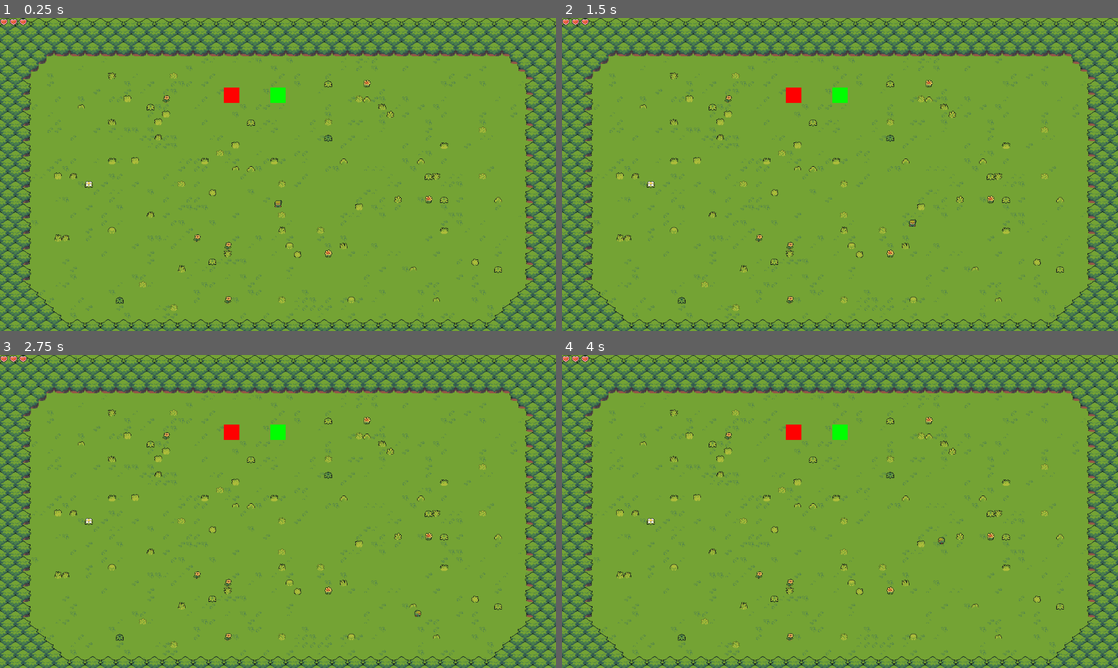
Above: before the commit, frames 1-4 (two rows, left to right).
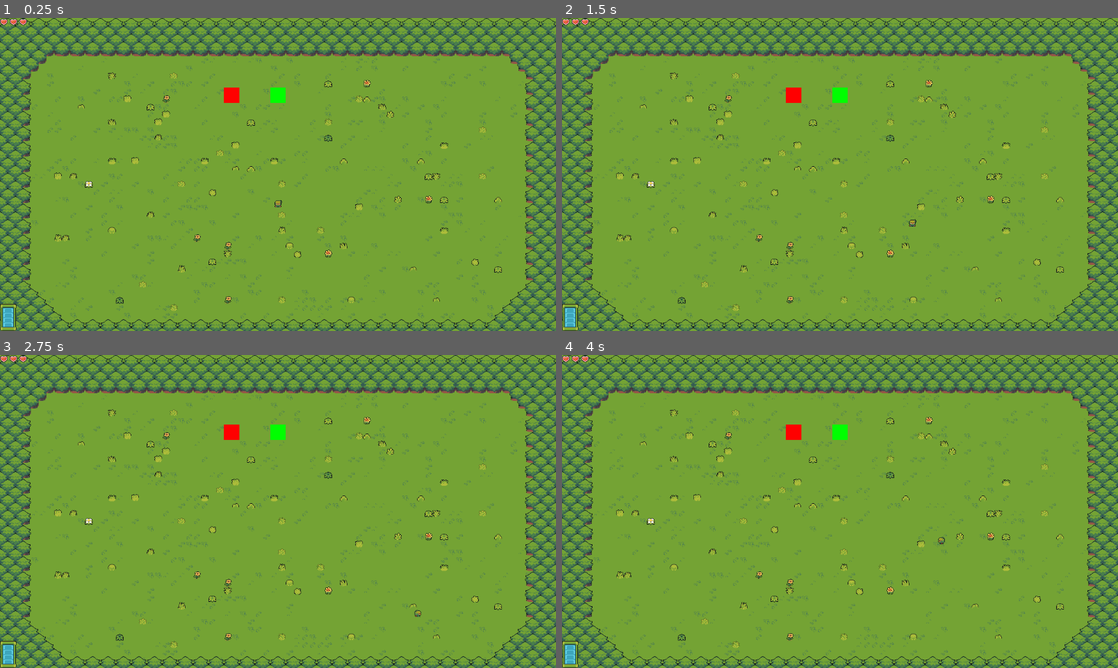
Above: after the commit, the same moments.

Repository: spike2159/13DT1-Game
Game: Godot game, scene res://scenes/world/world.tscn
Two runs of this game, one before a commit and one after it. Both use one fixed random seed, a clock stepped at 60 frames per second and the inputs below.
Inputs:
- Up to frame 1 (0.25 s): no input
- Up to frame 2 (1.5 s): tap Enter at 0.5 s; hold D (move_right) 0.53-1.28 s; tap Space at 1.25 s; hold S (move_down) from 1.28 s (still down)
- Up to frame 3 (2.75 s): tap Enter at 2 s; release S (move_down) at 2.03 s; hold D (move_right) from 2.03 s (still down)
- Up to frame 4 (4 s): tap Space at 2.75 s; release D (move_right) at 2.78 s; hold W (move_up) 2.78-3.53 s; hold A (move_left) from 3.53 s (still down)

The runs differ from the first frame. In frame 1, 0.2% of the frame differs, in the area x 0-3%, y 91-100%; in frame 2, 0.2%; in frame 3, 0.2%; in frame 4, 0.2%.

Commit message:
Implemented energy bar and organised UI folder
- Implemented energy bar and UI that updates based on player energy.
- Added separate UI folders for health and energy.
- Updated energy bar fill sprite.
- Reshuffled existing files for better organisation.
- Added and updated comments for clarity.

Diff:
--- a/13dt1---game/scenes/player/player.tscn
+++ b/13dt1---game/scenes/player/player.tscn
@@ -19,134 +19,6 @@
 "transitions": PackedFloat32Array(1),
 "update": 1,
 "values": [0]
-}
-
-[sub_resource type="Animation" id="Animation_gmlin"]
-resource_name = "idle_down"
-tracks/0/type = "value"
-tracks/0/imported = false
-tracks/0/enabled = true
-tracks/0/path = NodePath("SpriteSheet:frame")
-tracks/0/interp = 1
-tracks/0/loop_wrap = true
-tracks/0/keys = {
-"times": PackedFloat32Array(0),
-"transitions": PackedFloat32Array(1),
-"update": 1,
-"values": [0]
-}
-
-[sub_resource type="Animation" id="Animation_lvxji"]
-resource_name = "idle_left"
-tracks/0/type = "value"
-tracks/0/imported = false
-tracks/0/enabled = true
-tracks/0/path = NodePath("SpriteSheet:frame")
-tracks/0/interp = 1
-tracks/0/loop_wrap = true
-tracks/0/keys = {
-"times": PackedFloat32Array(0),
-"transitions": PackedFloat32Array(1),
-"update": 1,
-"values": [2]
-}
-
-[sub_resource type="Animation" id="Animation_75vfm"]
-resource_name = "idle_right"
-tracks/0/type = "value"
-tracks/0/imported = false
-tracks/0/enabled = true
-tracks/0/path = NodePath("SpriteSheet:frame")
-tracks/0/interp = 1
-tracks/0/loop_wrap = true
-tracks/0/keys = {
-"times": PackedFloat32Array(0),
-"transitions": PackedFloat32Array(1),
-"update": 1,
-"values": [3]
-}
-
-[sub_resource type="Animation" id="Animation_p47bc"]
-resource_name = "idle_up"
-tracks/0/type = "value"
-tracks/0/imported = false
-tracks/0/enabled = true
-tracks/0/path = NodePath("SpriteSheet:frame")
-tracks/0/interp = 1
-tracks/0/loop_wrap = true
-tracks/0/keys = {
-"times": PackedFloat32Array(0),
-"transitions": PackedFloat32Array(1),
-"update": 1,
-"values": [1]
-}
-
-[sub_resource type="Animation" id="Animation_qek5x"]
-resource_name = "move_down"
-length = 0.8
-loop_mode = 1
-tracks/0/type = "value"
-tracks/0/imported = false
-tracks/0/enabled = true
-tracks/0/path = NodePath("SpriteSheet:frame")
-tracks/0/interp = 1
-tracks/0/loop_wrap = true
-tracks/0/keys = {
-"times": PackedFloat32Array(0, 0.2, 0.4, 0.6),
-"transitions": PackedFloat32Array(1, 1, 1, 1),
-"update": 1,
-"values": [0, 4, 8, 12]
-}
-
-[sub_resource type="Animation" id="Animation_je7p5"]
-resource_name = "move_left"
-length = 0.8
-loop_mode = 1
-tracks/0/type = "value"
-tracks/0/imported = false
-tracks/0/enabled = true
-tracks/0/path = NodePath("SpriteSheet:frame")
-tracks/0/interp = 1
-tracks/0/loop_wrap = true
-tracks/0/keys = {
-"times": PackedFloat32Array(0, 0.2, 0.4, 0.6),
-"transitions": PackedFloat32Array(1, 1, 1, 1),
-"update": 1,
-"values": [2, 6, 10, 14]
-}
-
-[sub_resource type="Animation" id="Animation_5gtgg"]
-resource_name = "move_right"
-length = 0.8
-loop_mode = 1
-tracks/0/type = "value"
-tracks/0/imported = false
-tracks/0/enabled = true
-tracks/0/path = NodePath("SpriteSheet:frame")
-tracks/0/interp = 1
-tracks/0/loop_wrap = true
-tracks/0/keys = {
-"times": PackedFloat32Array(0, 0.2, 0.4, 0.6),
-"transitions": PackedFloat32Array(1, 1, 1, 1),
-"update": 1,
-"values": [3, 7, 11, 15]
-}
-
-[sub_resource type="Animation" id="Animation_h17s1"]
-resource_name = "move_up"
-length = 0.8
-loop_mode = 1
-tracks/0/type = "value"
-tracks/0/imported = false
-tracks/0/enabled = true
-tracks/0/path = NodePath("SpriteSheet:frame")
-tracks/0/interp = 1
-tracks/0/loop_wrap = true
-tracks/0/keys = {
-"times": PackedFloat32Array(0, 0.2, 0.4, 0.6),
-"transitions": PackedFloat32Array(1, 1, 1, 1),
-"update": 1,
-"values": [1, 5, 9, 13]
 }
 
 [sub_resource type="Animation" id="Animation_dovo2"]
@@ -163,6 +35,134 @@
 "transitions": PackedFloat32Array(1, 1),
 "update": 1,
 "values": [0, 24]
+}
+
+[sub_resource type="Animation" id="Animation_gmlin"]
+resource_name = "idle_down"
+tracks/0/type = "value"
+tracks/0/imported = false
+tracks/0/enabled = true
+tracks/0/path = NodePath("SpriteSheet:frame")
+tracks/0/interp = 1
+tracks/0/loop_wrap = true
+tracks/0/keys = {
+"times": PackedFloat32Array(0),
+"transitions": PackedFloat32Array(1),
+"update": 1,
+"values": [0]
+}
+
+[sub_resource type="Animation" id="Animation_lvxji"]
+resource_name = "idle_left"
+tracks/0/type = "value"
+tracks/0/imported = false
+tracks/0/enabled = true
+tracks/0/path = NodePath("SpriteSheet:frame")
+tracks/0/interp = 1
+tracks/0/loop_wrap = true
+tracks/0/keys = {
+"times": PackedFloat32Array(0),
+"transitions": PackedFloat32Array(1),
+"update": 1,
+"values": [2]
+}
+
+[sub_resource type="Animation" id="Animation_75vfm"]
+resource_name = "idle_right"
+tracks/0/type = "value"
+tracks/0/imported = false
+tracks/0/enabled = true
+tracks/0/path = NodePath("SpriteSheet:frame")
+tracks/0/interp = 1
+tracks/0/loop_wrap = true
+tracks/0/keys = {
+"times": PackedFloat32Array(0),
+"transitions": PackedFloat32Array(1),
+"update": 1,
+"values": [3]
+}
+
+[sub_resource type="Animation" id="Animation_p47bc"]
+resource_name = "idle_up"
+tracks/0/type = "value"
+tracks/0/imported = false
+tracks/0/enabled = true
+tracks/0/path = NodePath("SpriteSheet:frame")
+tracks/0/interp = 1
+tracks/0/loop_wrap = true
+tracks/0/keys = {
+"times": PackedFloat32Array(0),
+"transitions": PackedFloat32Array(1),
+"update": 1,
+"values": [1]
+}
+
+[sub_resource type="Animation" id="Animation_qek5x"]
+resource_name = "move_down"
+length = 0.8
+loop_mode = 1
+tracks/0/type = "value"
+tracks/0/imported = false
+tracks/0/enabled = true
+tracks/0/path = NodePath("SpriteSheet:frame")
+tracks/0/interp = 1
+tracks/0/loop_wrap = true
+tracks/0/keys = {
+"times": PackedFloat32Array(0, 0.2, 0.4, 0.6),
+"transitions": PackedFloat32Array(1, 1, 1, 1),
+"update": 1,
+"values": [0, 4, 8, 12]
+}
+
+[sub_resource type="Animation" id="Animation_je7p5"]
+resource_name = "move_left"
+length = 0.8
+loop_mode = 1
+tracks/0/type = "value"
+tracks/0/imported = false
+tracks/0/enabled = true
+tracks/0/path = NodePath("SpriteSheet:frame")
+tracks/0/interp = 1
+tracks/0/loop_wrap = true
+tracks/0/keys = {
+"times": PackedFloat32Array(0, 0.2, 0.4, 0.6),
+"transitions": PackedFloat32Array(1, 1, 1, 1),
+"update": 1,
+"values": [2, 6, 10, 14]
+}
+
+[sub_resource type="Animation" id="Animation_5gtgg"]
+resource_name = "move_right"
+length = 0.8
+loop_mode = 1
+tracks/0/type = "value"
+tracks/0/imported = false
+tracks/0/enabled = true
+tracks/0/path = NodePath("SpriteSheet:frame")
+tracks/0/interp = 1
+tracks/0/loop_wrap = true
+tracks/0/keys = {
+"times": PackedFloat32Array(0, 0.2, 0.4, 0.6),
+"transitions": PackedFloat32Array(1, 1, 1, 1),
+"update": 1,
+"values": [3, 7, 11, 15]
+}
+
+[sub_resource type="Animation" id="Animation_h17s1"]
+resource_name = "move_up"
+length = 0.8
+loop_mode = 1
+tracks/0/type = "value"
+tracks/0/imported = false
+tracks/0/enabled = true
+tracks/0/path = NodePath("SpriteSheet:frame")
+tracks/0/interp = 1
+tracks/0/loop_wrap = true
+tracks/0/keys = {
+"times": PackedFloat32Array(0, 0.2, 0.4, 0.6),
+"transitions": PackedFloat32Array(1, 1, 1, 1),
+"update": 1,
+"values": [1, 5, 9, 13]
 }
 
 [sub_resource type="AnimationLibrary" id="AnimationLibrary_fm80t"]
--- /dev/null
+++ b/13dt1---game/scenes/ui/energy/energy_bar.tscn
@@ -0,0 +1,17 @@
+[gd_scene load_steps=4 format=3 uid="uid://rqs2q5rm7t1"]
+
+[ext_resource type="Texture2D" uid="uid://c62k3m0o5dnjy" path="res://assets/ui/sprites/energy_bar_bg.png" id="1_ke2e0"]
+[ext_resource type="Texture2D" uid="uid://dre5maby0y41h" path="res://assets/ui/sprites/energy_bar_fill.png" id="2_3ans3"]
+[ext_resource type="Script" uid="uid://b00gw1n5dolln" path="res://scripts/ui/energy/energy_bar.gd" id="3_3ans3"]
+
+[node name="EnergyBar" type="TextureProgressBar"]
+texture_filter = 1
+offset_right = 34.0
+offset_bottom = 56.0
+max_value = 4.0
+value = 4.0
+fill_mode = 3
+texture_under = ExtResource("1_ke2e0")
+texture_progress = ExtResource("2_3ans3")
+texture_progress_offset = Vector2(6, 8)
+script = ExtResource("3_3ans3")
--- /dev/null
+++ b/13dt1---game/scenes/ui/health/heart.tscn
@@ -0,0 +1,13 @@
+[gd_scene load_steps=3 format=3 uid="uid://bdkdko3j6gv1y"]
+
+[ext_resource type="Script" uid="uid://c3dchn42vjj6j" path="res://scripts/ui/health/heart.gd" id="1_2rbfg"]
+[ext_resource type="Texture2D" uid="uid://dq44d5gagr5u2" path="res://assets/ui/sprites/hearts_spritesheet.png" id="2_2bo56"]
+
+[node name="Heart" type="TextureRect"]
+texture_filter = 1
+custom_minimum_size = Vector2(16, 16)
+offset_right = 16.0
+offset_bottom = 16.0
+script = ExtResource("1_2rbfg")
+heart_sprites = ExtResource("2_2bo56")
+frame_size = Vector2i(16, 16)
--- a/13dt1---game/scenes/ui/heart_container.tscn
+++ b/13dt1---game/scenes/ui/health/heart_container.tscn
@@ -1,7 +1,7 @@
 [gd_scene load_steps=3 format=3 uid="uid://di4vf70yv8te0"]
 
-[ext_resource type="PackedScene" uid="uid://bdkdko3j6gv1y" path="res://scenes/ui/heart.tscn" id="1_2dtid"]
-[ext_resource type="Script" uid="uid://bs3rwyo5gc846" path="res://scripts/ui/heart_container.gd" id="1_r5akr"]
+[ext_resource type="PackedScene" uid="uid://bdkdko3j6gv1y" path="res://scenes/ui/health/heart.tscn" id="1_2dtid"]
+[ext_resource type="Script" uid="uid://bs3rwyo5gc846" path="res://scripts/ui/health/heart_container.gd" id="1_r5akr"]
 
 [node name="HeartContainer" type="HBoxContainer"]
 offset_right = 56.0
--- a/13dt1---game/scenes/ui/heart.tscn
+++ /dev/null
@@ -1,13 +0,0 @@
-[gd_scene load_steps=3 format=3 uid="uid://bdkdko3j6gv1y"]
-
-[ext_resource type="Script" uid="uid://c3dchn42vjj6j" path="res://scripts/ui/heart.gd" id="2_gwnj5"]
-[ext_resource type="Texture2D" uid="uid://dq44d5gagr5u2" path="res://assets/ui/sprites/hearts_spritesheet.png" id="2_rlach"]
-
-[node name="Heart" type="TextureRect"]
-texture_filter = 1
-custom_minimum_size = Vector2(16, 16)
-offset_right = 16.0
-offset_bottom = 16.0
-script = ExtResource("2_gwnj5")
-heart_sprites = ExtResource("2_rlach")
-frame_size = Vector2i(16, 16)
--- a/13dt1---game/scenes/ui/hud.tscn
+++ b/13dt1---game/scenes/ui/hud.tscn
@@ -1,10 +1,20 @@
-[gd_scene load_steps=3 format=3 uid="uid://d3pamtrewvuh0"]
+[gd_scene load_steps=4 format=3 uid="uid://d3pamtrewvuh0"]
 
-[ext_resource type="PackedScene" uid="uid://di4vf70yv8te0" path="res://scenes/ui/heart_container.tscn" id="1_0mwgc"]
+[ext_resource type="PackedScene" uid="uid://di4vf70yv8te0" path="res://scenes/ui/health/heart_container.tscn" id="1_0mwgc"]
 [ext_resource type="Script" uid="uid://cx6mw4pa4h402" path="res://scripts/ui/hud.gd" id="1_hqnrr"]
+[ext_resource type="PackedScene" uid="uid://rqs2q5rm7t1" path="res://scenes/ui/energy/energy_bar.tscn" id="3_bo48s"]
 
-[node name="HUD" type="CanvasLayer" node_paths=PackedStringArray("heart_container")]
+[node name="HUD" type="CanvasLayer" node_paths=PackedStringArray("heart_container", "energy_bar")]
 script = ExtResource("1_hqnrr")
 heart_container = NodePath("HeartContainer")
+energy_bar = NodePath("EnergyBar")
 
 [node name="HeartContainer" parent="." instance=ExtResource("1_0mwgc")]
+
+[node name="EnergyBar" parent="." instance=ExtResource("3_bo48s")]
+anchors_preset = 2
+anchor_top = 1.0
+anchor_bottom = 1.0
+offset_top = -56.0
+offset_bottom = 0.0
+grow_vertical = 0
--- a/13dt1---game/scripts/player/player.gd
+++ b/13dt1---game/scripts/player/player.gd
@@ -1,6 +1,7 @@
 extends CharacterBody2D
 
 signal hp_changed(new_hp: int)
+signal energy_changed(new_energy: int)
 
 @export var speed : float = 200.0
 @export var animation : AnimationPlayer
@@ -11,6 +12,13 @@
 var max_hp : int = 12
 var current_hp : int = max_hp
 var is_alive : bool = true
+var max_energy : int = 4
+var current_energy : int = max_energy
+
+# Emits signals for inital HP and energy to synchronise the HUD on scene start.
+func _ready() -> void:
+	emit_signal("hp_changed", current_hp)
+	emit_signal("energy_changed", current_energy)
 
 func _physics_process(delta: float) -> void:
 	# Sets the movement direction to no movement.
@@ -84,3 +92,16 @@
 func die() -> void:
 	await animation.animation_finished
 	get_tree().reload_current_scene()
+
+# Comsumes energy if enough is available, emits energy_changed, and returns if it suceeded.
+func use_energy(amount: int) -> bool:
+	if current_energy >= amount:
+		current_energy -= amount
+		emit_signal("energy_changed", current_energy)
+		return true
+	return false
+
+# Restores a specific amount of energy, clamps it within a valid range, then emits energy_changed.
+func restore_energy(amount: int) -> void:
+	current_energy = min(current_energy + amount, max_energy)
+	emit_signal("energy_changed", current_energy)
--- /dev/null
+++ b/13dt1---game/scripts/ui/energy/energy_bar.gd
@@ -0,0 +1,15 @@
+extends TextureProgressBar
+
+# Energy varibles for the player's current and maximum.
+@export var max_energy : int = 4
+@export var current_energy : int = max_energy
+
+# Initialise energy bar UI to match current energy on scene load.
+func _ready() -> void:
+	max_value = max_energy
+	value = current_energy
+
+# When energy changes, clamp the new value to a valid range, then update progress bar amount.
+func set_energy(energy_value: int) -> void:
+	current_energy = clamp(energy_value, min_value, max_value)
+	value = current_energy
--- a/13dt1---game/scripts/ui/hud.gd
+++ b/13dt1---game/scripts/ui/hud.gd
@@ -1,13 +1,19 @@
 extends CanvasLayer
 
-# Variables for player and heart container nodes are set in the inspector.
+# Variables for nodes are set in the inspector.
 @export var player : CharacterBody2D
 @export var heart_container : HBoxContainer
+@export var energy_bar : TextureProgressBar
 
-# On load, connect the player's hp_changed signal to _on_hp_changed function.
+# On load, connect the player signals to their respective functions.
 func _ready() -> void:
 	player.connect("hp_changed", self._on_hp_changed)
+	player.connect("energy_changed", self._on_energy_changed)
 
 # Called when hp_changed signal is emitted, then updates heart container HP sprites.
 func _on_hp_changed(new_hp: int) -> void:
 	heart_container.set_hp(new_hp)
+
+# Called when energy_changed signal is emitted, then updates the energy bar.
+func _on_energy_changed(new_energy: int) -> void:
+	energy_bar.set_energy(new_energy)
Binary file changed: 13dt1---game/assets/ui/sprites/energy_bar_fill.png
Not shown, added: 13dt1---game/scripts/ui/energy/energy_bar.gd.uid
Renamed: 13dt1---game/scripts/ui/heart.gd -> 13dt1---game/scripts/ui/health/heart.gd
Renamed: 13dt1---game/scripts/ui/heart.gd.uid -> 13dt1---game/scripts/ui/health/heart.gd.uid
Renamed: 13dt1---game/scripts/ui/heart_container.gd -> 13dt1---game/scripts/ui/health/heart_container.gd
Renamed: 13dt1---game/scripts/ui/heart_container.gd.uid -> 13dt1---game/scripts/ui/health/heart_container.gd.uid
